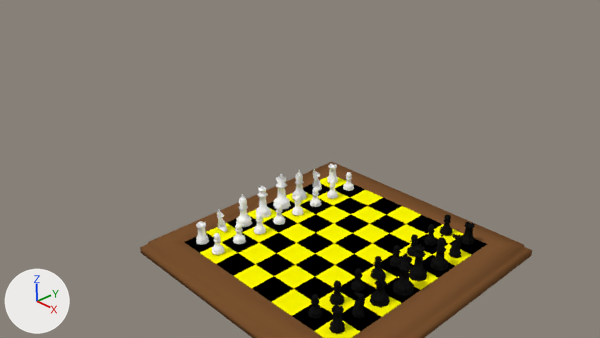
The Blender file Haunted Castle/Datensatz/chess/chess.blend as it was, and as the next commit left it.
Before and after are seen from the file's camera 'Camera'. The lights are fixed; the arrows at lower left show +X, +Y and +Z.

Script lines for the objects in view, before the commit:
```python
mat_white = diffuse_material('White')
mat_white.base_color = (1.0, 0.973, 0.0)  # yellow #fffc00
me_cylinder_015 = bpy.data.meshes.new('Cylinder.015')
me_cylinder_015.from_pydata(...)  # 113 vertices, 189 faces; spans x -3.448..-3.148, y 1.019..1.169, z 0.322..0.831
me_cylinder_015.polygons.foreach_set('use_smooth', [True] * 189)
me_cylinder_015.materials.append(mat_white_pieces)  # white #ffffff
me_cylinder_031 = bpy.data.meshes.new('Cylinder.031')
me_cylinder_031.from_pydata(...)  # 209 vertices, 414 faces; spans x 0.836..1.286, y 2.038..2.488, z 0.3..1.182
me_cylinder_031.materials.append(mat_black_pieces)  # black #141414
me_grid_000 = bpy.data.meshes.new('Grid.000')
me_grid_000.from_pydata(...)  # 112 vertices, 64 faces; spans x -3.5..1.3, y 0.12..4.92, z 0.3
me_grid_000.materials.append(mat_white)  # yellow #fffc00
ob_chessboardwhite = bpy.data.objects.new('ChessBoardWhite', me_grid_000)
ob_chessboardwhite.parent = ob_chessboard_surround
ob_chessboardwhite.location = (0.0, 0.0, 0.0)
ob_king_001 = bpy.data.objects.new('King_001', me_cylinder_031)
ob_king_001.parent = ob_black_pieces
ob_king_001.location = (0.0, 0.0, 0.0)
ob_knight = bpy.data.objects.new('Knight', me_cylinder_015)
ob_knight.parent = ob_knights
ob_knight.location = (0.0, 0.0, 0.0)
# also in view: 'Queen_001' at (0.96, 2.86, 0.69); 'Chessboard_Surround' at (-1.1, 2.52, 0.15); 'ChessBoardBlack' at (-1.1, 2.52, 0.3)
```
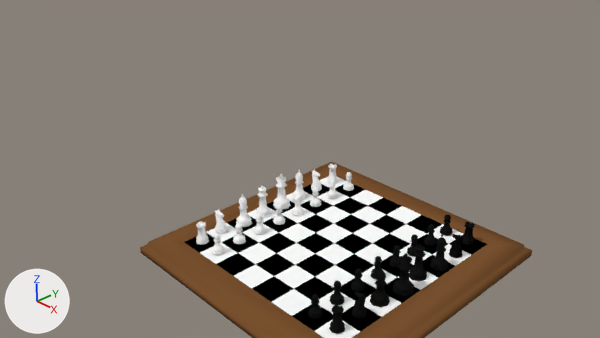
The newer file is also rescaled (x0.4), turned or shifted as a whole; pictures and numbers use the older file's frame.

Diff of the bpy script that builds the scene:
```diff
--- a/Haunted Castle/Datensatz/chess/chess.blend.py
+++ b/Haunted Castle/Datensatz/chess/chess.blend.py
@@ mat_white @@
 mat_white = diffuse_material('White')
-mat_white.base_color = (1.0, 0.973, 0.0)  # yellow #fffc00
+mat_white.base_color = (1.0, 1.0, 1.0)  # white #ffffff
@@ me_cylinder_015 @@
 # used by ob_knight; parent = ob_knights; location = (0.0, 0.0, 0.0)
-me_cylinder_015.from_pydata(...)  # 113 vertices, 189 faces; spans x -3.448..-3.148, y 1.019..1.169, z 0.322..0.831
+me_cylinder_015.from_pydata(...)  # 191 vertices, 378 faces; spans x -3.448..-3.148, y 0.869..1.169, z 0.322..0.831
+# me_cylinder_015 part 1
+# 78 vertices are added at x -3.434..-3.176, y 0.869..1.012, z 0.322..0.83
+# 189 new faces join them
 me_cylinder_015.materials.append(mat_white_pieces)
```

Where the change shows, as pixel boxes (x1, y1, x2, y2) in the pictures (600 x 338 px):
'ChessBoardWhite', recoloured (yellow to white): (200, 177, 471, 338) in both
'Knight', reshaped (18% wider): before (217, 209, 227, 232); after (215, 209, 227, 233)
part 1 of me_cylinder_015, added: after (215, 210, 225, 233)
